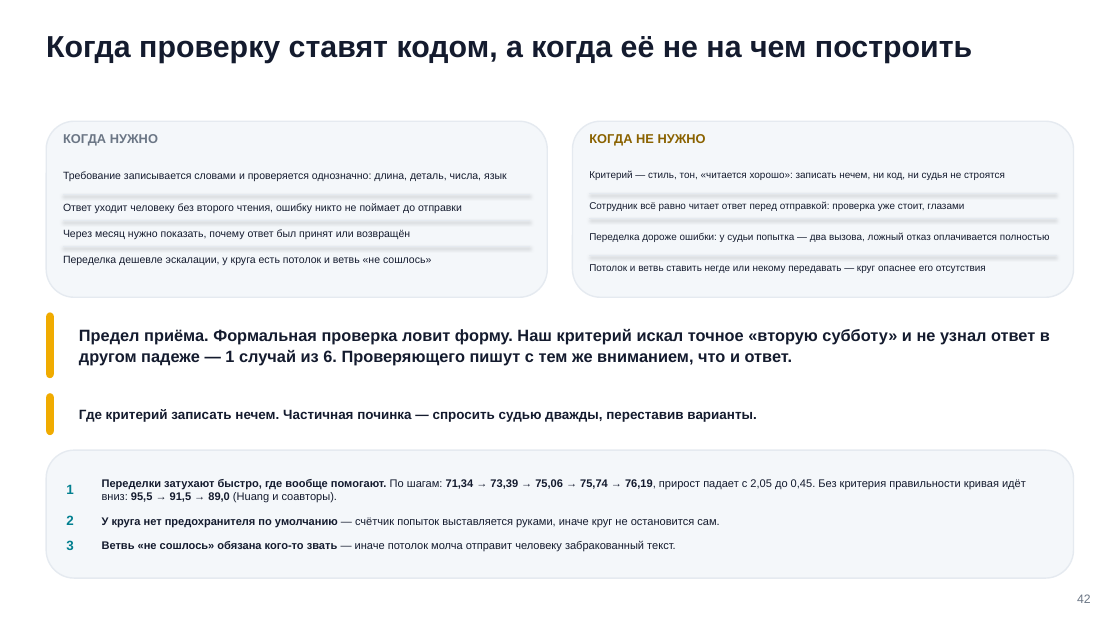
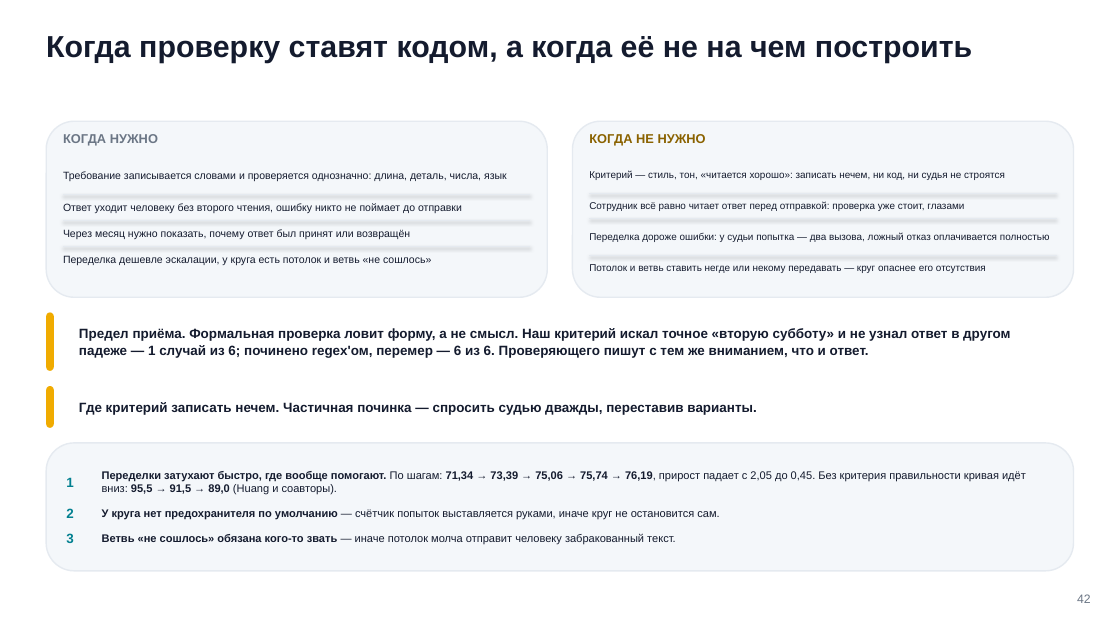
Before and after one commit to tellina-study/AI-usage-lessons, a slide deck: slide 42 of library/seminars/sem-09/rendered/sem-09.pptx. Drawn at 1120x630 pixels with LibreOffice and Linux fonts; fonts in the diff are those of the drawing. Boxes give left, top, right and bottom in pixels: in the first picture for what was removed or moved away, otherwise in the second. Text is boxed around its words. In the diff, an @@ line names an element or a change of style, - is before the commit and + after.

```diff
--- a/library/seminars/sem-09/rendered/sem-09.pptx
+++ b/library/seminars/sem-09/rendered/sem-09.pptx
@@ rounded rectangle: place and size @@
-rounded rectangle at <box>46,313,54,378</box>
+rounded rectangle at <box>46,313,54,371</box>
@@ text at <box>79,328,1010,358</box>: text changed; size 14 to 11.5 pt @@
-Предел приёма. Формальная проверка ловит форму. Наш критерий искал точное «вторую субботу» и не узнал ответ в другом падеже — 1 случай из 6. Проверяющего пишут с тем же вниманием, что и ответ.
+Предел приёма. Формальная проверка ловит форму, а не смысл. Наш критерий искал точное «вторую субботу» и не узнал ответ в другом падеже — 1 случай из 6; починено regex'ом, перемер — 6 из 6. Проверяющего пишут с тем же вниманием, что и ответ.
@@ 3 texts, 2 rounded rectangles: place and size @@
-3 texts, 2 rounded rectangles at <box>46,393,1074,578</box>
+3 texts, 2 rounded rectangles at <box>46,386,1074,571</box>
@@ 4 texts: place and size @@
-4 texts at <box>66,479,1026,552</box>
+4 texts at <box>66,471,1026,545</box>
```
Also in this commit, not shown: 2 other slides changed, 1 other file.
